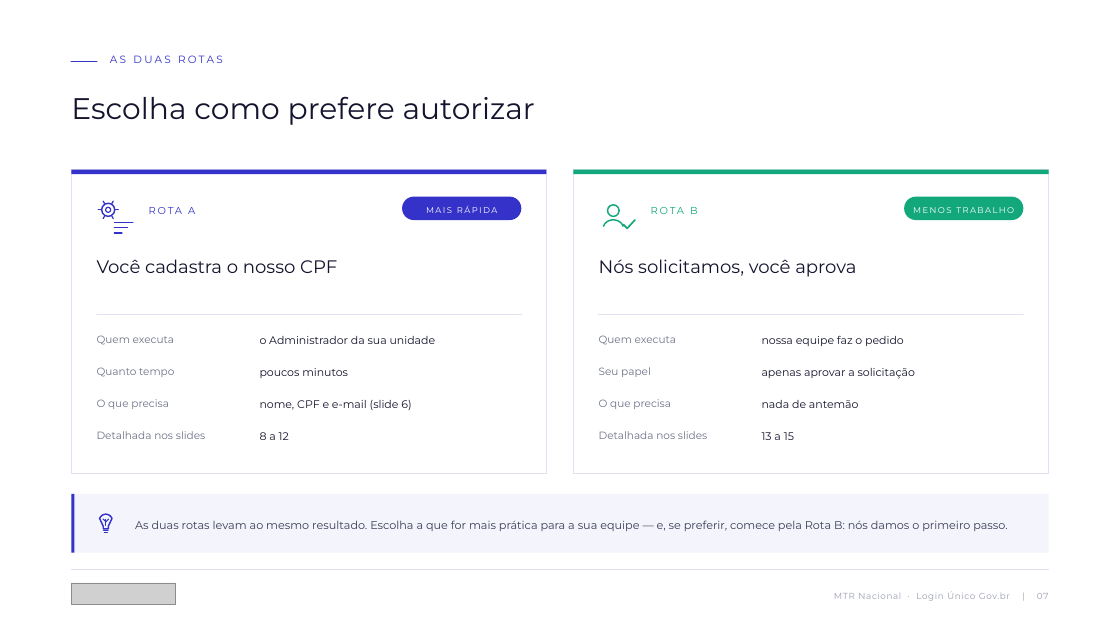
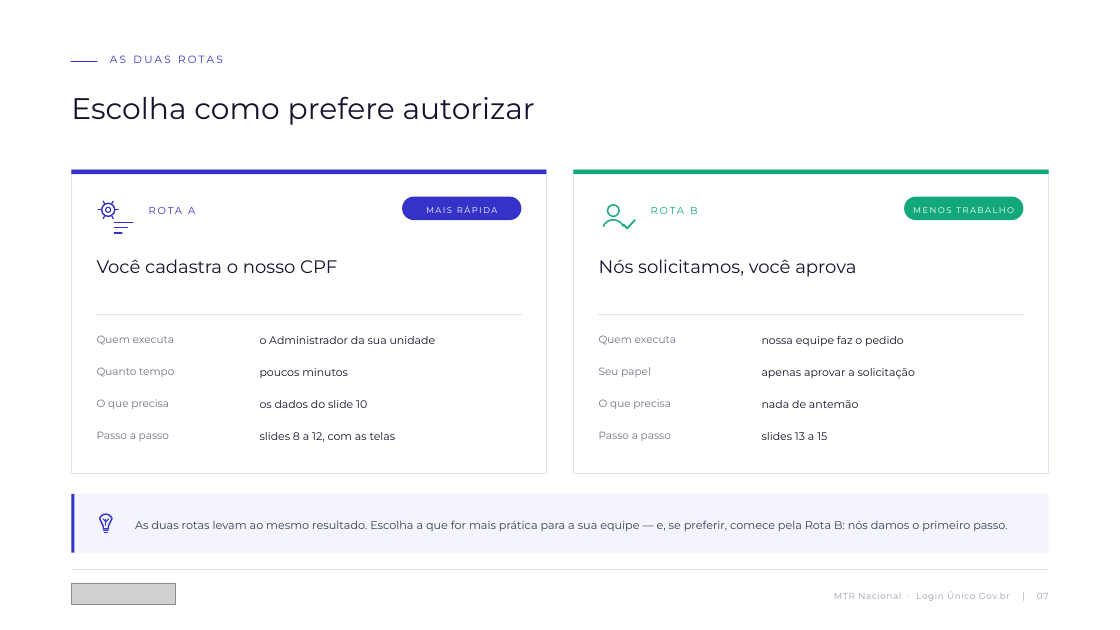
Before and after one commit to giovaniwawa789-beep/Kiro, a slide deck: slide 7 of apresentacoes/sinir_mtr/Nunes_Lucato_MTR_Login_Unico_Govbr.pptx. Drawn at 1120x630 pixels with LibreOffice and Linux fonts; fonts in the diff are those of the drawing; grey boxes stand for pictures. Boxes give left, top, right and bottom in pixels: in the first picture for what was removed or moved away, otherwise in the second. Text is boxed around its words. In the diff, an @@ line names an element or a change of style, - is before the commit and + after.

```diff
--- a/apresentacoes/sinir_mtr/Nunes_Lucato_MTR_Login_Unico_Govbr.pptx
+++ b/apresentacoes/sinir_mtr/Nunes_Lucato_MTR_Login_Unico_Govbr.pptx
@@ text at [260,400,367,408]: text changed @@
-nome, CPF e e-mail (slide 6)
+os dados do slide 10
@@ text at [97,431,169,441]: text changed @@
-Detalhada nos slides
+Passo a passo
@@ text at [260,432,396,442]: text changed @@
-8 a 12
+slides 8 a 12, com as telas
@@ text at [599,431,671,441]: text changed @@
-Detalhada nos slides
+Passo a passo
@@ text at [762,432,827,440]: text changed @@
-13 a 15
+slides 13 a 15
```
Also in this commit, not shown: 10 other slides changed, 1 slide added, 1 slide removed, 8 other files.
